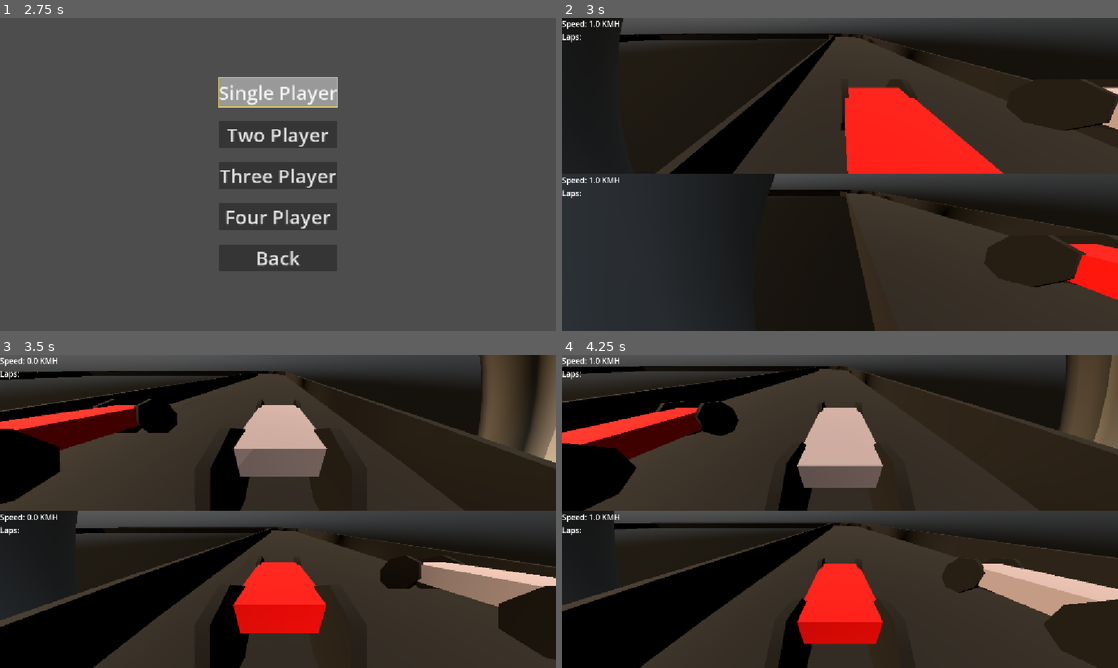
Above: before the commit, frames 1-4 (two rows, left to right).
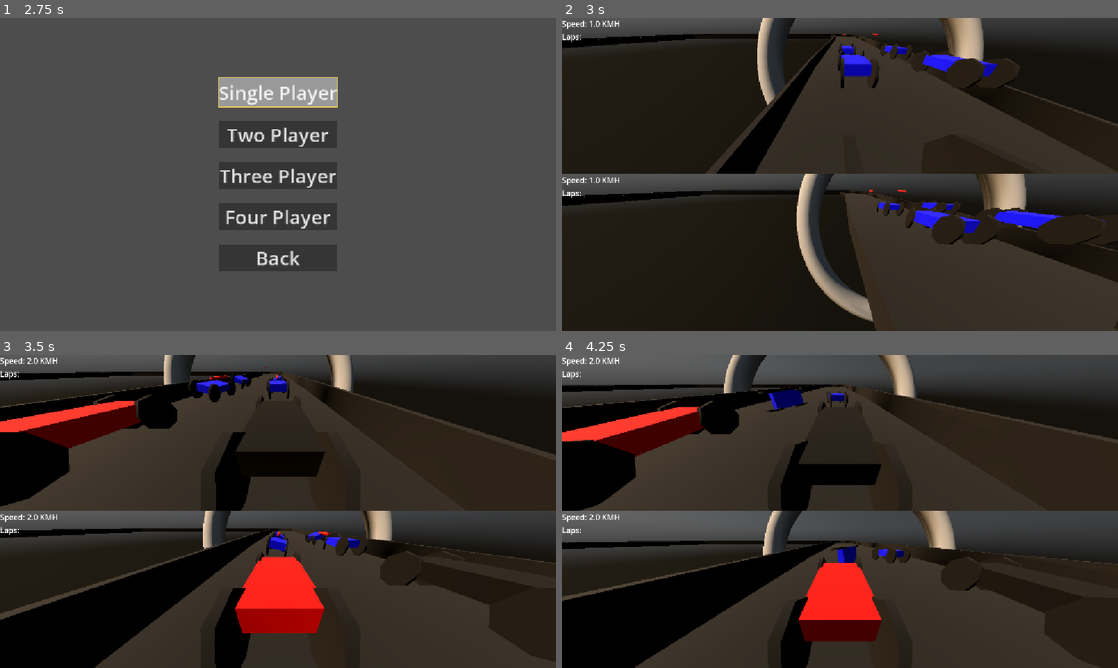
Above: after the commit, the same moments.

Repository: DwoaC/RickNRollRacing
Game: Godot game, scene res://gui/main.tscn
Same seed, same stepped clock (60 frames per second), same inputs: the game is played once before the commit and once after it. Sound files missing from this copy of the repository are replaced by a short silence.
Inputs:
- Up to frame 1 (2.75 s): click "New Game" at 0.5 s; click "New Game" at 1.25 s; click "Quick Race" at 2 s
- Up to frame 2 (3 s): click "Two Player" at 2.75 s
- Up to frame 3 (3.5 s): no input
- Up to frame 4 (4.25 s): no input

Frame 1 is identical in both runs. In frame 2, 29% of the frame differs, in the area x 0-100%, y 0-100%; in frame 3, 18%; in frame 4, 27%.

Commit message:
restructuring car controller

Diff:
--- a/gamer_manager.gd
+++ b/gamer_manager.gd
@@ -3,8 +3,10 @@
 
 var MAX_CARS = 6
 var player_car_scene = preload("res://objects/cars/car_player.tscn")
+var car_scene = preload("res://objects/cars/car.tscn")
 var ai_car_scene = preload("res://objects/cars/ai.tscn")
-
+var controller_scene_player = preload("res://objects/cars/controlers/controller_player.tscn")
+var controller_scene_ai = preload("res://objects/cars/controlers/controller_ai.tscn")
 var sim_node: Sim = null
 
 func load_level(level_path: String):
@@ -30,8 +32,7 @@
 
 	sim_node.add_player(car)
 
-	var controller_scene = load("res://objects/cars/controlers/controller_player.tscn")
-	var controller = controller_scene.instantiate()
+	var controller = controller_scene_player.instantiate()
 
 	controller.stats = car_stats
 	car.add_controller(controller)
@@ -39,14 +40,12 @@
 	sim_node.add_viewport(car)
 
 func add_ai(car_stats: CarStats) -> void:
-	print("car stats: " + str(car_stats))
 	var car: Car = ai_car_scene.instantiate()
 	car.stats = car_stats
 
 	sim_node.add_player(car)
 
-	var controller_scene = load("res://objects/cars/controlers/controller_ai.tscn")
-	var controller = controller_scene.instantiate()
+	var controller = controller_scene_ai.instantiate()
 
 	controller.stats = car_stats
 	car.add_controller(controller)
--- a/gui/main_menu.gd
+++ b/gui/main_menu.gd
@@ -36,20 +36,6 @@
 	%FourPlayerButton.pressed.connect(_on_four_player_btn_pressed)
 	%MultiplayerBack.pressed.connect(_on_back_pressed)
 
-func _on_single_player_btn_pressed():
-	# Tell our Main node to start the game
-	GamerManager.load_level("res://worlds/Sim.tscn")
-
-	var player = load("res://resources/player_1.tres")
-	GamerManager.add_player(player)
-
-	for i in range(7):
-		var ai = load("res://resources/ai_stats.tres")
-		GamerManager.add_ai(ai)
-
-	GamerManager.start_sim()
-	hide()
-
 func _on_quick_race_button_pressed():
 	current_menu = %MultiplayerMenu
 
@@ -59,14 +45,31 @@
 func _on_quit_btn_pressed():
 	get_tree().quit()
 
+func _on_single_player_btn_pressed():
+	GamerManager.load_level("res://worlds/Sim.tscn")
+
+	for i in range(5):
+		var ai = load("res://resources/ai_stats.tres")
+		GamerManager.add_ai(ai)
+
+	var player = load("res://resources/player_1.tres")
+	GamerManager.add_player(player)
+
+	GamerManager.start_sim()
+	hide()
+
 func _on_two_player_btn_pressed():
 	GamerManager.load_level("res://worlds/Sim.tscn")
 
-	var new_player = load("res://resources/player_1.tres")
-	GamerManager.add_player(new_player)
+	for i in range(4):
+		var ai = load("res://resources/ai_stats.tres")
+		GamerManager.add_ai(ai)
 
-	new_player = load("res://resources/player_2.tres")
-	GamerManager.add_player(new_player)
+	var player = load("res://resources/player_1.tres")
+	GamerManager.add_player(player)
+
+	player = load("res://resources/player_2.tres")
+	GamerManager.add_player(player)
 
 	GamerManager.start_sim()
 	hide()
@@ -74,14 +77,18 @@
 func _on_three_player_btn_pressed():
 	GamerManager.load_level("res://worlds/Sim.tscn")
 
-	var new_player = load("res://resources/player_1.tres")
-	GamerManager.add_player(new_player)
+	for i in range(3):
+		var ai = load("res://resources/ai_stats.tres")
+		GamerManager.add_ai(ai)
 
-	new_player = load("res://resources/player_2.tres")
-	GamerManager.add_player(new_player)
+	var player = load("res://resources/player_1.tres")
+	GamerManager.add_player(player)
 
-	new_player = load("res://resources/player_3.tres")
-	GamerManager.add_player(new_player)
+	player = load("res://resources/player_2.tres")
+	GamerManager.add_player(player)
+
+	player = load("res://resources/player_3.tres")
+	GamerManager.add_player(player)
 
 	GamerManager.start_sim()
 	hide()
@@ -89,17 +96,21 @@
 func _on_four_player_btn_pressed():
 	GamerManager.load_level("res://worlds/Sim.tscn")
 
-	var new_player = load("res://resources/player_1.tres")
-	GamerManager.add_player(new_player)
+	for i in range(2):
+		var ai = load("res://resources/ai_stats.tres")
+		GamerManager.add_ai(ai)
 
-	new_player = load("res://resources/player_2.tres")
-	GamerManager.add_player(new_player)
+	var player = load("res://resources/player_1.tres")
+	GamerManager.add_player(player)
 
-	new_player = load("res://resources/player_3.tres")
-	GamerManager.add_player(new_player)
+	player = load("res://resources/player_2.tres")
+	GamerManager.add_player(player)
 
-	new_player = load("res://resources/player_4.tres")
-	GamerManager.add_player(new_player)
+	player = load("res://resources/player_3.tres")
+	GamerManager.add_player(player)
+
+	player = load("res://resources/player_4.tres")
+	GamerManager.add_player(player)
 
 	GamerManager.start_sim()
 	hide()
--- a/resources/ai_stats.tres
+++ b/resources/ai_stats.tres
@@ -1,9 +1,8 @@
-[gd_resource type="Resource" script_class="PlayerStats" load_steps=2 format=3 uid="uid://clg7lvth2top7"]
+[gd_resource type="Resource" script_class="CarStats" load_steps=2 format=3 uid="uid://clg7lvth2top7"]
 
 [ext_resource type="Script" uid="uid://bjigya8ealhg0" path="res://resources/car_stats.gd" id="1_660ut"]
 
 [resource]
 script = ExtResource("1_660ut")
-player_reference = "AI"
 car_color = Color(0, 0, 1, 1)
 metadata/_custom_type_script = "uid://dfykroq5wpybx"
--- a/resources/player_1.tres
+++ b/resources/player_1.tres
@@ -4,5 +4,5 @@
 
 [resource]
 script = ExtResource("1_h6f5k")
-car_color = Color(0.55371416, 0.5186787, 0.5588629, 1)
+car_color = Color(0, 0, 0, 1)
 metadata/_custom_type_script = "uid://dfykroq5wpybx"
